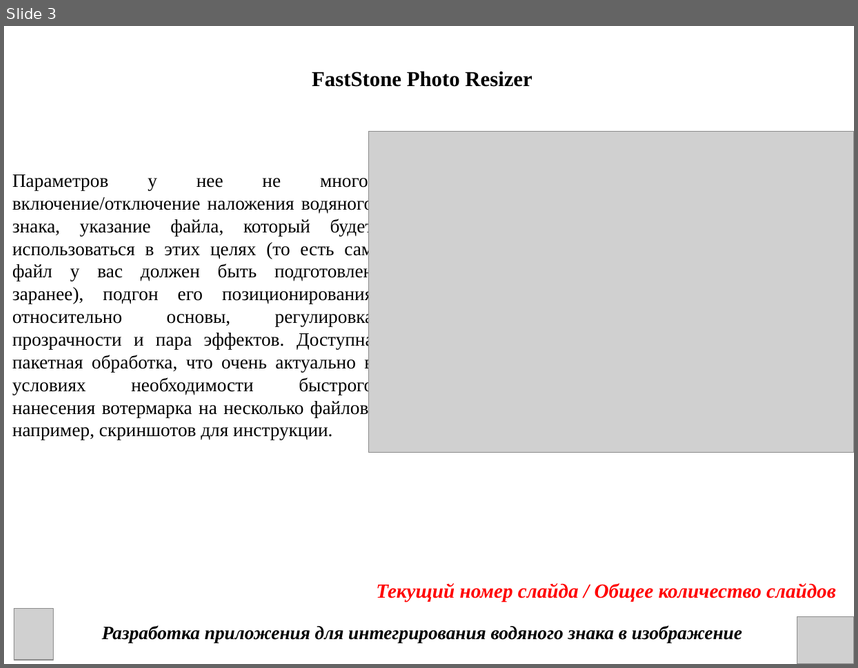
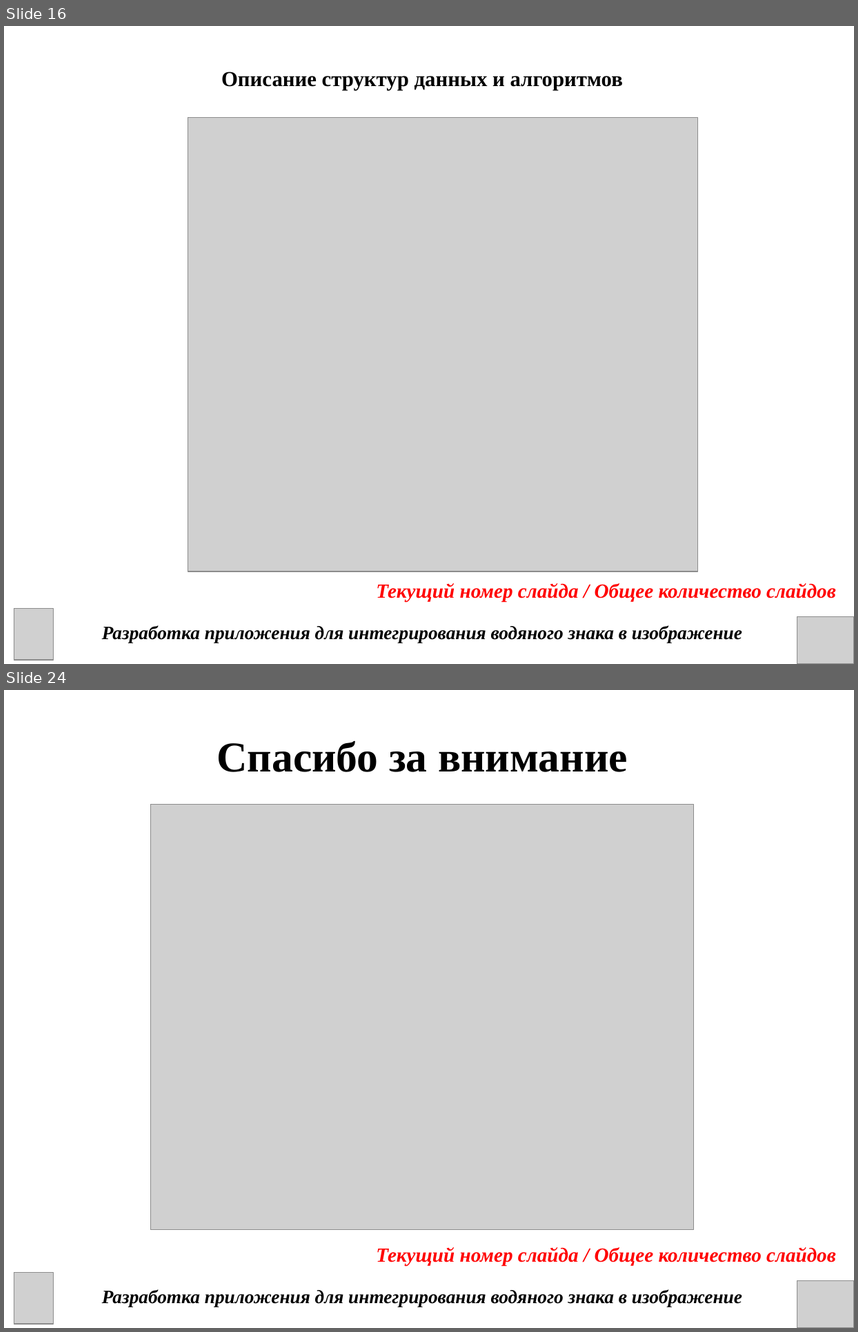
Before and after one commit to DanChoys1/DanChoys, a slide deck: КП презентация.ppt. Shown one above the other, each under a label of ours: slide 3 before the commit, slides 16 and 24 after it; the slides between them are not shown. The pictures are 858x668 and 858x1332 pixels, drawn with LibreOffice and Linux fonts; fonts in the diff are those of the drawing; grey boxes stand for pictures. Boxes give left, top, right and bottom in pixels: in the first picture for what was removed or moved away, otherwise in the second. Text is boxed around its words. In the diff, an @@ line names an element or a change of style, - is before the commit and + after.

```diff
--- a/КП презентация.ppt
+++ b/КП презентация.ppt
@@ slide 24 added at bbox=[4, 690, 854, 1328], background #FFFFFF @@
@@ text added at bbox=[217, 741, 628, 772], 36 pt, text #000000, bold @@
+Спасибо за внимание
@@ picture added at bbox=[151, 805, 694, 1230] @@
@@ text added at bbox=[376, 1247, 836, 1265], 17 pt, text #FF0000, bold, italic @@
+Текущий номер слайда / Общее количество слайдов
@@ picture added at bbox=[14, 1272, 53, 1324] @@
@@ text added at bbox=[102, 1289, 742, 1306], 16 pt, text #000000, bold, italic @@
+Разработка приложения для интегрирования водяного знака в изображение
@@ picture added at bbox=[797, 1280, 854, 1328] @@
@@ what was slide 3 is now slide 16 @@
@@ slide 16 changed as well @@
@@ text at bbox=[221, 72, 623, 90]: text changed @@
-FastStone Photo Resizer
+Описание структур данных и алгоритмов
@@ picture: place and size @@
-picture at bbox=[369, 132, 854, 452]
+picture at bbox=[188, 118, 697, 572]
@@ text removed at bbox=[12, 172, 374, 439] @@
-Параметров у нее не много: включение/отключение наложения водяного знака, указание файла, который будет использоваться в этих целях (то есть сам файл у вас должен быть подготовлен заранее), подгон его позиционирования относительно основы, регулировка прозрачности и пара эффектов. Доступна пакетная обработка, что очень актуально в условиях необходимости быстрого нанесения вотермарка на несколько файлов, например, скриншотов для инструкции.
```
Also in this commit, not shown: 7 other slides changed, 11 other slides added, 2 other files.
